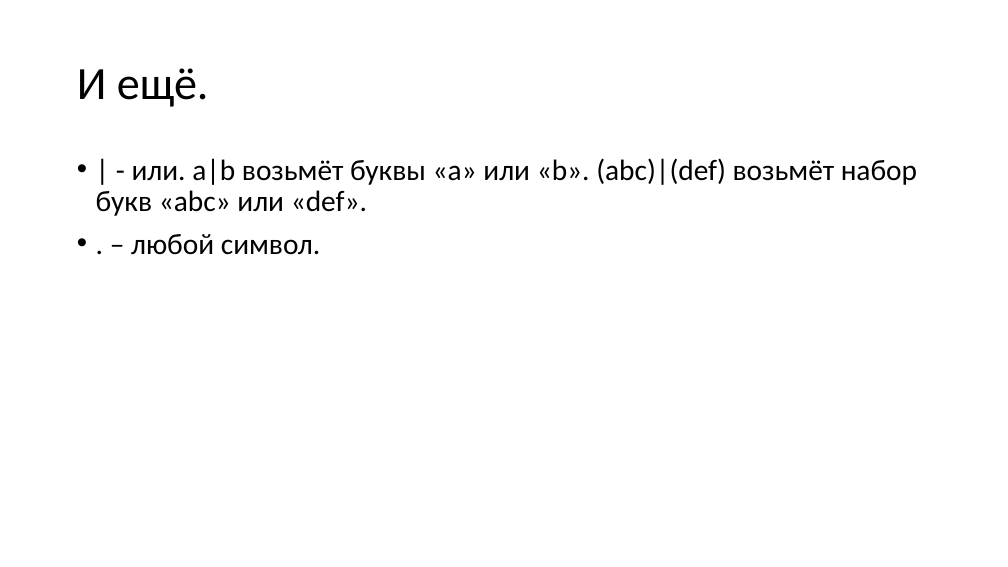
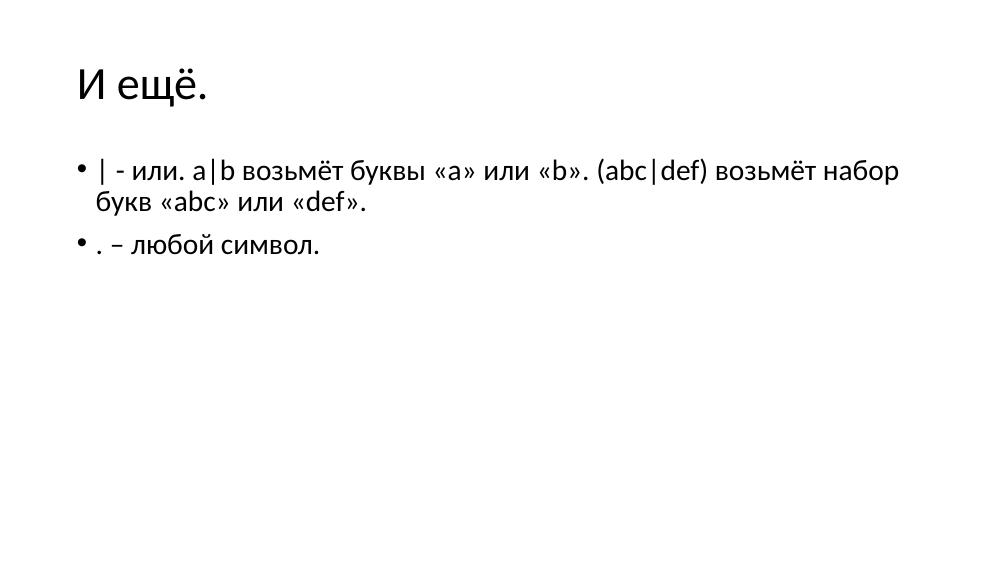
Before and after one commit to meTur4ik/re-demo, a slide deck: slide 23 of docs/re.pptx. Drawn at 1008x567 pixels with LibreOffice and Linux fonts; fonts in the diff are those of the drawing. Boxes give left, top, right and bottom in pixels: in the first picture for what was removed or moved away, otherwise in the second. Text is boxed around its words. In the diff, an @@ line names an element or a change of style, - is before the commit and + after.

```diff
--- a/docs/re.pptx
+++ b/docs/re.pptx
@@ text at (96, 158, 899, 216): text changed @@
-• | - или. a|b возьмёт буквы «a» или «b». (abc)|(def) возьмёт набор букв «abc» или «def».
+• | - или. a|b возьмёт буквы «a» или «b». (abc|def) возьмёт набор букв «abc» или «def».
```
Also in this commit, not shown: 15 other slides changed, 4 slides added, 1 slide removed.
